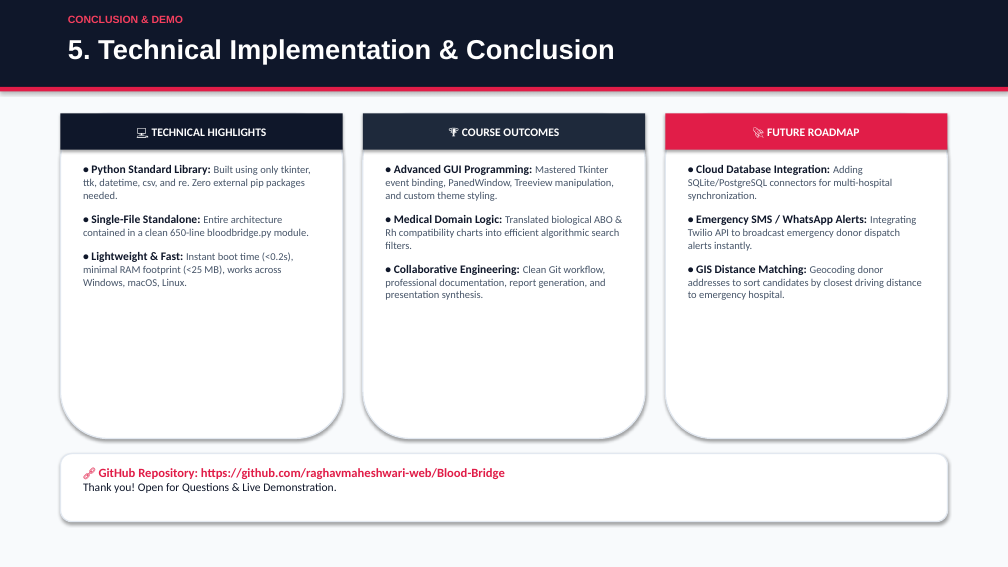
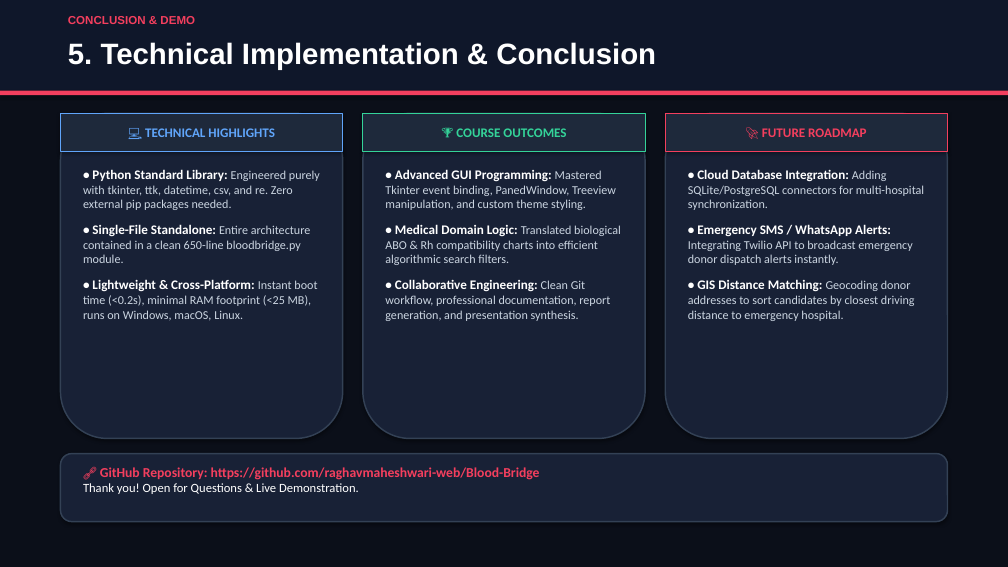
Before and after one commit to raghavmaheshwari-web/Blood-Bridge, a slide deck: slide 6 of BloodBridge_Presentation.pptx. Drawn at 1008x567 pixels with LibreOffice and Linux fonts; fonts in the diff are those of the drawing. Boxes give left, top, right and bottom in pixels: in the first picture for what was removed or moved away, otherwise in the second. Text is boxed around its words. In the diff, an @@ line names an element or a change of style, - is before the commit and + after.

Commit message:
Refine architecture diagram margins, update PDF report, and push dark mode slide deck

```diff
--- a/BloodBridge_Presentation.pptx
+++ b/BloodBridge_Presentation.pptx
@@ background #F8FAFC to #0B0F19 @@
@@ rectangle resized from (x1=0, y1=0, x2=1008, y2=87) to (x1=0, y1=0, x2=1008, y2=91) @@
@@ text "CONCLUSION & DEMO" at (x1=68, y1=16, x2=195, y2=24): size 10 to 11 pt @@
@@ text "5. Technical Implementation & Conclusion" at (x1=68, y1=42, x2=656, y2=70): size 26 to 28 pt @@
@@ rectangle moved from (x1=0, y1=87, x2=1008, y2=91) to (x1=0, y1=91, x2=1008, y2=95) @@
@@ rectangle at (x1=0, y1=91, x2=1008, y2=95): fill #E11D48 to #F43F5E @@
@@ rectangle "💻 TECHNICAL HIGHLIGHTS" at (x1=60, y1=113, x2=343, y2=151): size 11 to 12.5 pt, text colour #FFFFFF to #60A5FA; fill #0F172A to #1E293B; outline none to #60A5FA 0.75 pt @@
@@ rectangle "🏆 COURSE OUTCOMES" at (x1=363, y1=113, x2=645, y2=151): size 11 to 12.5 pt, text colour #FFFFFF to #34D399; outline none to #34D399 0.75 pt @@
@@ rectangle "🚀 FUTURE ROADMAP" at (x1=665, y1=113, x2=948, y2=151): size 11 to 12.5 pt, text colour #FFFFFF to #F43F5E; fill #E11D48 to #1E293B; outline none to #F43F5E 0.75 pt @@
@@ text at (x1=83, y1=169, x2=320, y2=210): text changed; size 10 to 11.5 pt; text colour #475569 to #CBD5E1 @@
-• Python Standard Library: Built using only tkinter, ttk, datetime, csv, and re. Zero external pip packages needed.
+• Python Standard Library: Engineered purely with tkinter, ttk, datetime, csv, and re. Zero external pip packages needed.
@@ text "• Advanced GUI Programming: Mastered ..." at (x1=385, y1=169, x2=616, y2=321): size 11 to 12.5 pt, text colour #0F172A to #FFFFFF in "• Advanced GUI Programming:", "• Medical Domain Logic:", "• Collaborative Engineering:"; size 10 to 11.5 pt, text colour #475569 to #CBD5E1 in "Mastered Tkinter event binding, PanedWindow, Treeview manipu ...", "Translated biological ABO & Rh compatibility charts ...", "Clean Git workflow, professional documentation, report gener ..." @@
@@ text "• Cloud Database Integration: Adding ..." at (x1=688, y1=169, x2=924, y2=321): size 11 to 12.5 pt, text colour #0F172A to #FFFFFF in "• Cloud Database Integration:", "• Emergency SMS / WhatsApp Alerts:", "• GIS Distance Matching:"; size 10 to 11.5 pt, text colour #475569 to #CBD5E1 in "Adding SQLite/PostgreSQL connectors for multi-hospital synch ...", "Integrating Twilio API to broadcast emergency donor ...", "Geocoding donor addresses to sort candidates by ..." @@
@@ text at (x1=83, y1=240, x2=300, y2=263): size 11 to 12.5 pt, text colour #0F172A to #FFFFFF in "• Single-File Standalone:"; size 10 to 11.5 pt, text colour #475569 to #CBD5E1 in "Entire architecture contained in a clean 650-line ..." @@
@@ text at (x1=83, y1=295, x2=312, y2=321): text changed; size 10 to 11.5 pt; text colour #475569 to #CBD5E1 @@
-• Lightweight & Fast: Instant boot time (<0.2s), minimal RAM footprint (<25 MB), works across Windows, macOS, Linux.
+• Lightweight & Cross-Platform: Instant boot time (<0.2s), minimal RAM footprint (<25 MB), runs on Windows, macOS, Linux.
@@ fill #FFFFFF to #182136; outline #E2E8F0 1.2 pt to #334155 1.4 pt in 4 elements at (x1=60, y1=113, x2=343, y2=439), (x1=363, y1=113, x2=645, y2=439), (x1=665, y1=113, x2=948, y2=439), (x1=60, y1=454, x2=948, y2=522) @@
@@ text "🔗 GitHub Repository: https://github.com/raghavmaheshwari-web ..." at (x1=83, y1=467, x2=540, y2=494): size 12 to 13 pt, text colour #E11D48 to #F43F5E in "🔗 GitHub Repository: https://github.com/raghavmaheshwari-web ..."; size 11 to 12 pt, text colour #0F172A to #FFFFFF in "Thank you! Open for Questions & Live ..." @@
```
Also in this commit, not shown: 5 other slides changed, 5 other files.
